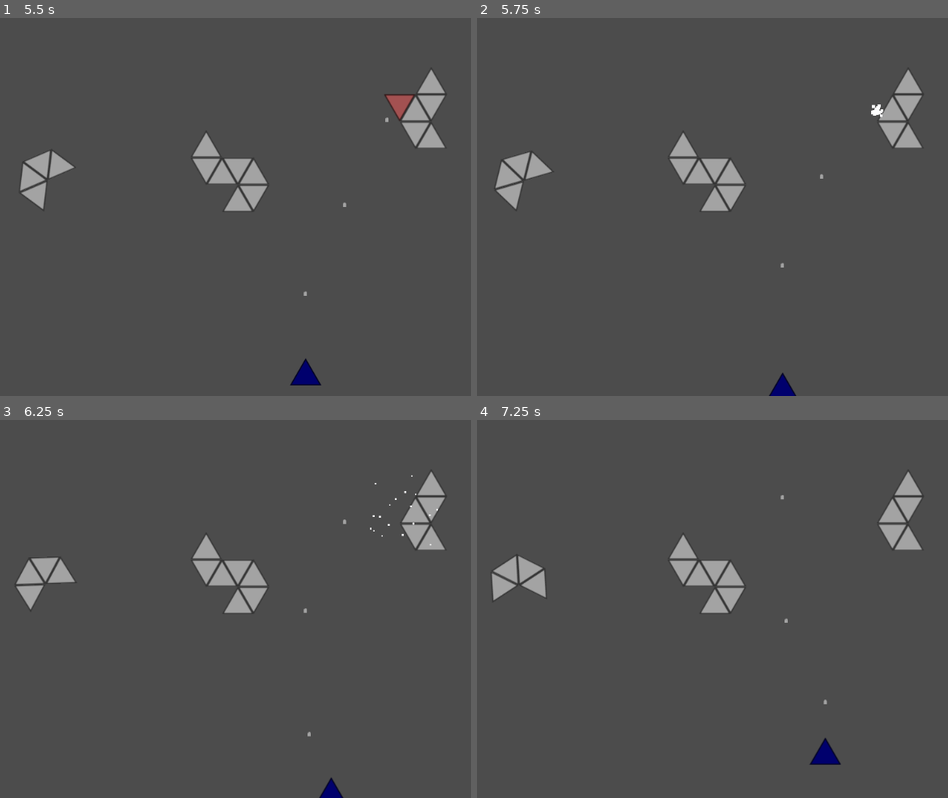
Above: before the commit, frames 1-4 (two rows, left to right).
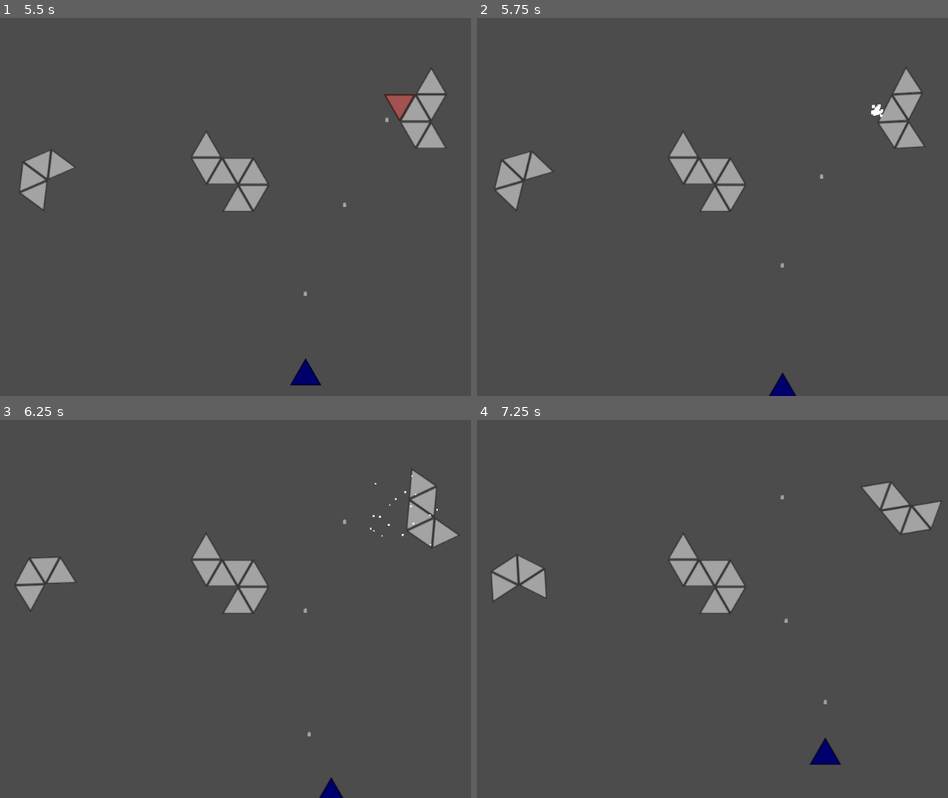
Above: after the commit, the same moments.

Repository: tristaaan/AsteroidGame
Game: Godot game, scene res://Gameplay.tscn
Two runs of this game, one before a commit and one after it. Both use one fixed random seed, a clock stepped at 60 frames per second and the inputs below.
Inputs (mouse positions are in pixels of both pictures, inside the frame that each line leads up to):
- Up to frame 1 (5.5 s): tap Enter (ui_accept) at 0.5, 0.77, 1.52, 3.02, 3.77, 4.52 s; move the mouse to (442, 188) at 0.52 s; hold Right (ui_right) 0.53-1.28 s; tap Space (action_shoot) every 0.75 s from 0.6 to 5.1 s; click (442, 188) at 0.67 s; move the mouse to (174, 225) at 1.27 s; hold Down (ui_down) 1.28-2.03 s; click (174, 225) at 1.42 s; move the mouse to (367, 123) at 2.02 s; hold Right (ui_right) 2.03-2.78 s; click (367, 123) at 2.17 s; move the mouse to (268, 282) at 2.77 s; hold Up (ui_up) 2.78-3.53 s; click (268, 282) at 2.92 s; move the mouse to (outside the picture) at 3.52 s; hold Left (ui_left) 3.53-5.03 s; click (outside the picture) at 3.67 s; move the mouse to (108, 150) at 4.27 s; click (108, 150) at 4.42 s; move the mouse to (334, 207) at 5.02 s; hold Down (ui_down) from 5.03 s (still down); click (334, 207) at 5.17 s
- Up to frame 2 (5.75 s): keep holding Down (ui_down)
- Up to frame 3 (6.25 s): move the mouse to (202, 514) at 5.77 s; release Down (ui_down) at 5.78 s; hold Right (ui_right) from 5.78 s (still down); tap Space (action_shoot) at 5.85 s; click (202, 514) at 5.92 s; tap Enter (ui_accept) at 6.02 s
- Up to frame 4 (7.25 s): move the mouse to (919, 590) at 6.52 s; release Right (ui_right) at 6.53 s; hold Up (ui_up) from 6.53 s (still down); tap Space (action_shoot) at 6.6 s; click (919, 590) at 6.67 s; tap Enter (ui_accept) at 6.77 s

Frame 1 is identical in both runs. In frame 2, 0.3% of the frame differs, in the area x 85-95%, y 13-35%; in frame 3, 0.9%; in frame 4, 1.4%, in the area x 81-99%, y 13-35%.

Commit message:
apply force to asteroid on chip

Diff:
--- a/Asteroid.gd
+++ b/Asteroid.gd
@@ -4,7 +4,6 @@
 const aster_size = 8
 
 signal asteroid_break(components, component_positions, rot, velocity, angular_velocity, explode_origin)
-signal asteroid_chip(instance, component_position, explode_origin)
 export(PackedScene) var Explosion = preload("res://Explosion.tscn")
 
 var grid = []
@@ -260,10 +259,10 @@
 					self.queue_free()
 			1:
 				play_explosion_at(global_hit_coord, is_flip)
-				emit_signal("asteroid_chip",
-					self,
-					calulate_component_global_center(graph),
-					global_hit_coord
+				var c_pos = coord_map[yx2xy(graph[hit_coord][0])].global_position
+				self.apply_impulse(
+					c_pos,
+					Util.break_explosion_velocity(c_pos, global_hit_coord)
 				)
 				tri.queue_free()
 				graph.erase(hit_coord)
--- a/AsteroidFactory.gd
+++ b/AsteroidFactory.gd
@@ -42,16 +42,13 @@
 		# this is a weird one to calculate
 		instance.start_rot = angular_velocity / 2
 		instance.connect("asteroid_break", self, "asteroid_did_break")
-		instance.connect("asteroid_chip", self, "asteroid_did_chip")
 		add_child(instance)
 		instance.reset = true
 
-		instance.explosion = true
-		instance.explosion_origin = explode_origin
-		instance.explosion_velocity = -(c_pos - explode_origin) / 5
+		trigger_explosion(instance, c_pos, explode_origin)
 
-func asteroid_did_chip(instance, component_position, explode_origin):
-	print(component_position, explode_origin)
+func trigger_explosion(instance, c_pos, explode_origin):
 	instance.explosion = true
 	instance.explosion_origin = explode_origin
-	instance.explosion_velocity = -(component_position - explode_origin) / 5
+	# the magnitude of the explosion vector should be proportional to the distance to origin?
+	instance.explosion_velocity = Util.break_explosion_velocity(c_pos, explode_origin)
--- a/Triangle.gd
+++ b/Triangle.gd
@@ -12,14 +12,14 @@
 func _ready():
 	strength = initial_str
 
-#func _input(event):
-#	if event is InputEventMouseButton and event.button_index == BUTTON_LEFT and event.pressed:
-#		var inside = Geometry.is_point_in_polygon(
-#			to_local(event.position),
-#			self.polygon
-#		)
-#		if inside:
-#			emit_signal("hit", array_coordinate)
+func _input(event):
+	if event is InputEventMouseButton and event.button_index == BUTTON_LEFT and event.pressed:
+		var inside = Geometry.is_point_in_polygon(
+			to_local(event.position),
+			self.polygon
+		)
+		if inside:
+			emit_signal("hit", array_coordinate)
 
 func set_initial_strength(newVal):
 	initial_str = newVal
--- a/project.godot
+++ b/project.godot
@@ -18,10 +18,16 @@
 "class": "Triangle",
 "language": "GDScript",
 "path": "res://Triangle.gd"
+}, {
+"base": "Object",
+"class": "Util",
+"language": "GDScript",
+"path": "res://util.gd"
 } ]
 _global_script_class_icons={
 "Asteroid": "",
-"Triangle": ""
+"Triangle": "",
+"Util": ""
 }
 
 [application]
--- /dev/null
+++ b/util.gd
@@ -0,0 +1,9 @@
+extends Object
+
+class_name Util
+
+static func distance(a,b):
+	return sqrt(pow(a.x - b.x, 2) + pow(a.y - b.y, 2))
+
+static func break_explosion_velocity(c_pos, explode_origin):
+	return (c_pos - explode_origin) * distance(c_pos, explode_origin) / 100
